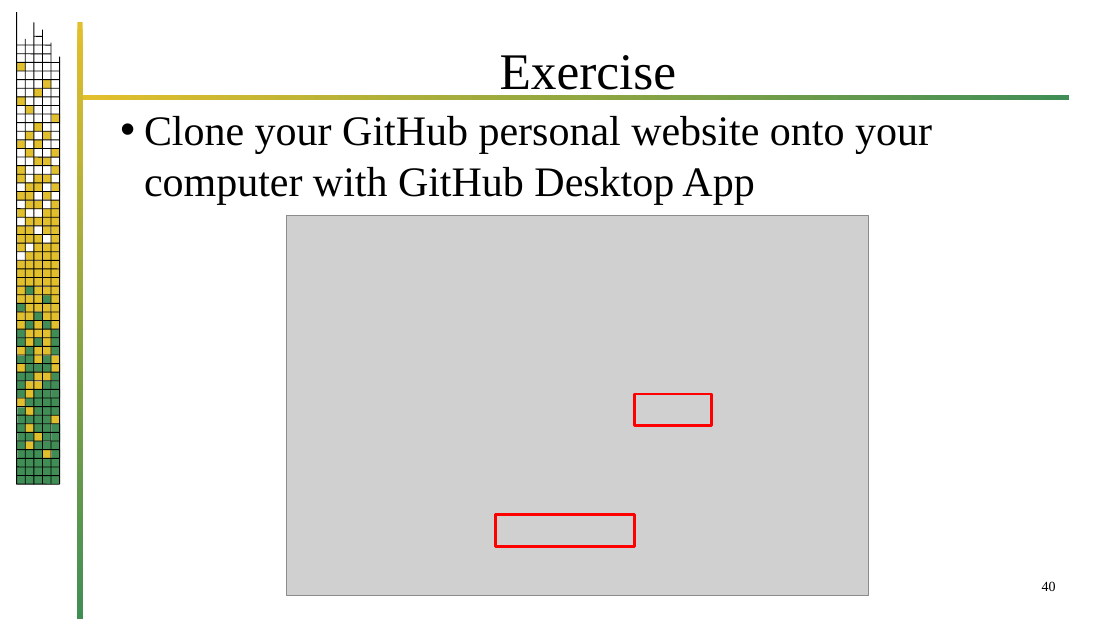
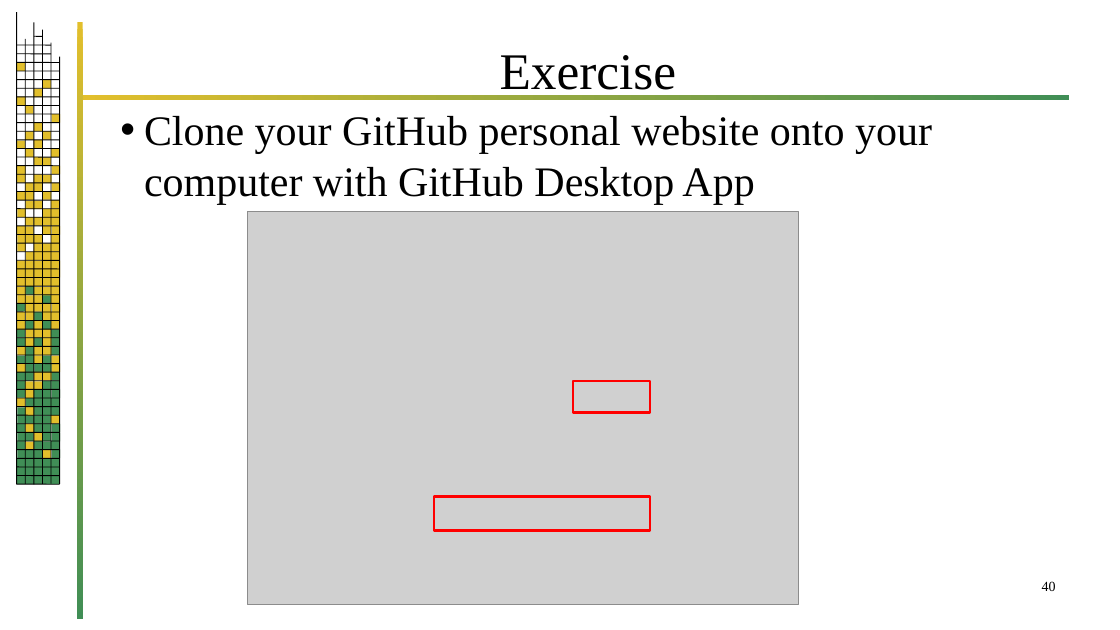
Before and after one commit to jrb28/git, a slide deck: slide 40 of 26bGit.pptx. Drawn at 1120x630 pixels with LibreOffice and Linux fonts; fonts in the diff are those of the drawing; grey boxes stand for pictures; background and template pictures are left out. Boxes give left, top, right and bottom in pixels: in the first picture for what was removed or moved away, otherwise in the second. Text is boxed around its words. In the diff, an @@ line names an element or a change of style, - is before the commit and + after.

```diff
--- a/26bGit.pptx
+++ b/26bGit.pptx
@@ picture: place and size @@
-picture at <box>287,215,869,596</box>
+picture at <box>247,212,799,604</box>
@@ rectangle: place and size @@
-rectangle at <box>634,394,712,426</box>
+rectangle at <box>573,381,650,413</box>
@@ rectangle: place and size @@
-rectangle at <box>496,515,634,547</box>
+rectangle at <box>434,497,650,530</box>
```
Also in this commit, not shown: 3 other slides changed, 4 slides added.
